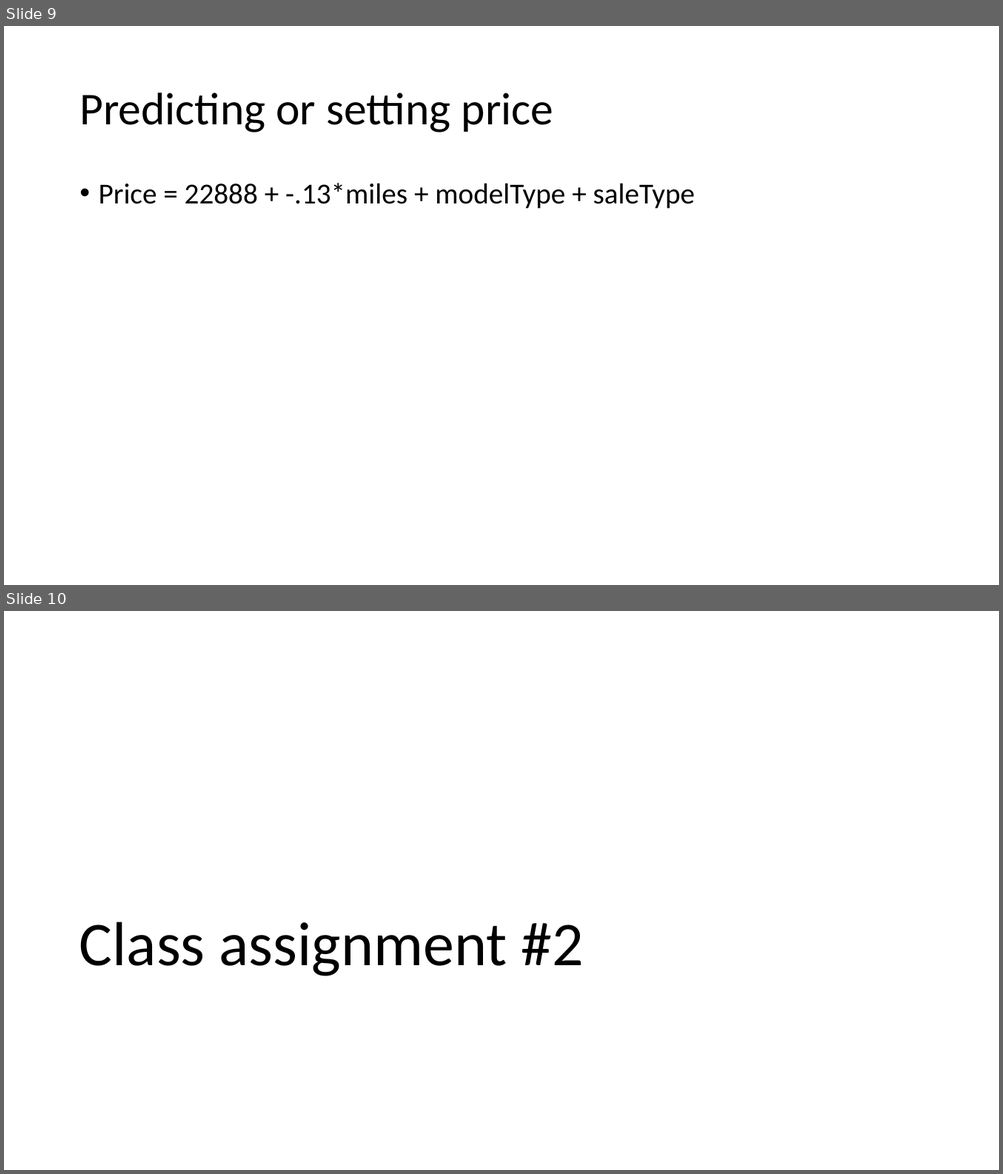
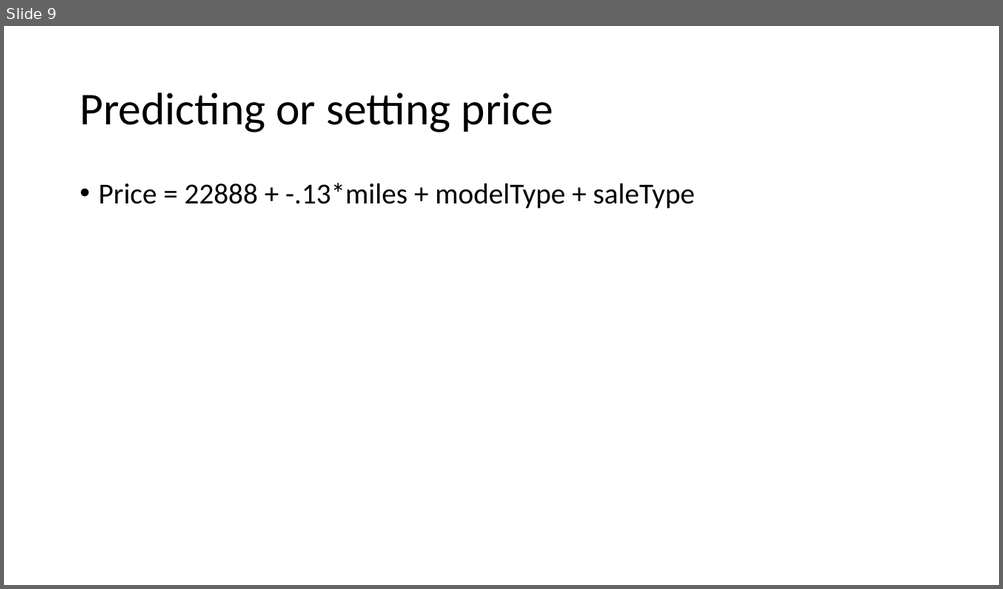
Before and after one commit to carolina-lima-salge/mist4610b, a slide deck: Explanatory analytics.pptx. Shown one above the other, each under a label of ours: slides 9 and 10 before the commit, slide 9 after it. The pictures are 1003x1174 and 1003x589 pixels, drawn with LibreOffice and Linux fonts; fonts in the diff are those of the drawing. Boxes give left, top, right and bottom in pixels: in the first picture for what was removed or moved away, otherwise in the second. Text is boxed around its words. In the diff, an @@ line names an element or a change of style, - is before the commit and + after.

```diff
--- a/Explanatory analytics.pptx
+++ b/Explanatory analytics.pptx
@@ slide 10 removed at box(4, 611, 999, 1170), background #FFFFFF @@
@@ title removed at box(79, 922, 583, 977) @@
-Class assignment #2
```
Also in this commit, not shown: 5 other slides removed, 1 other file.
